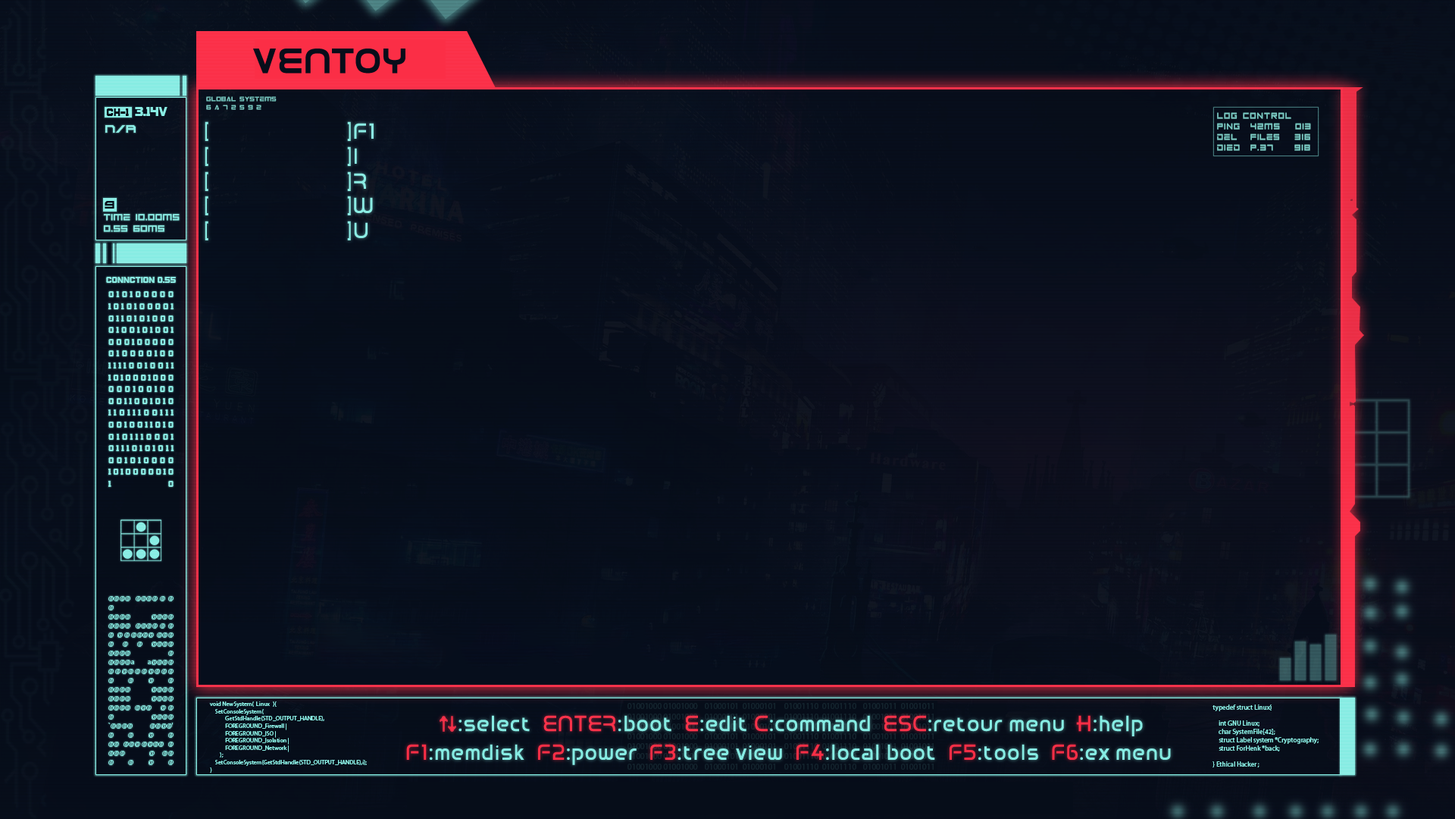
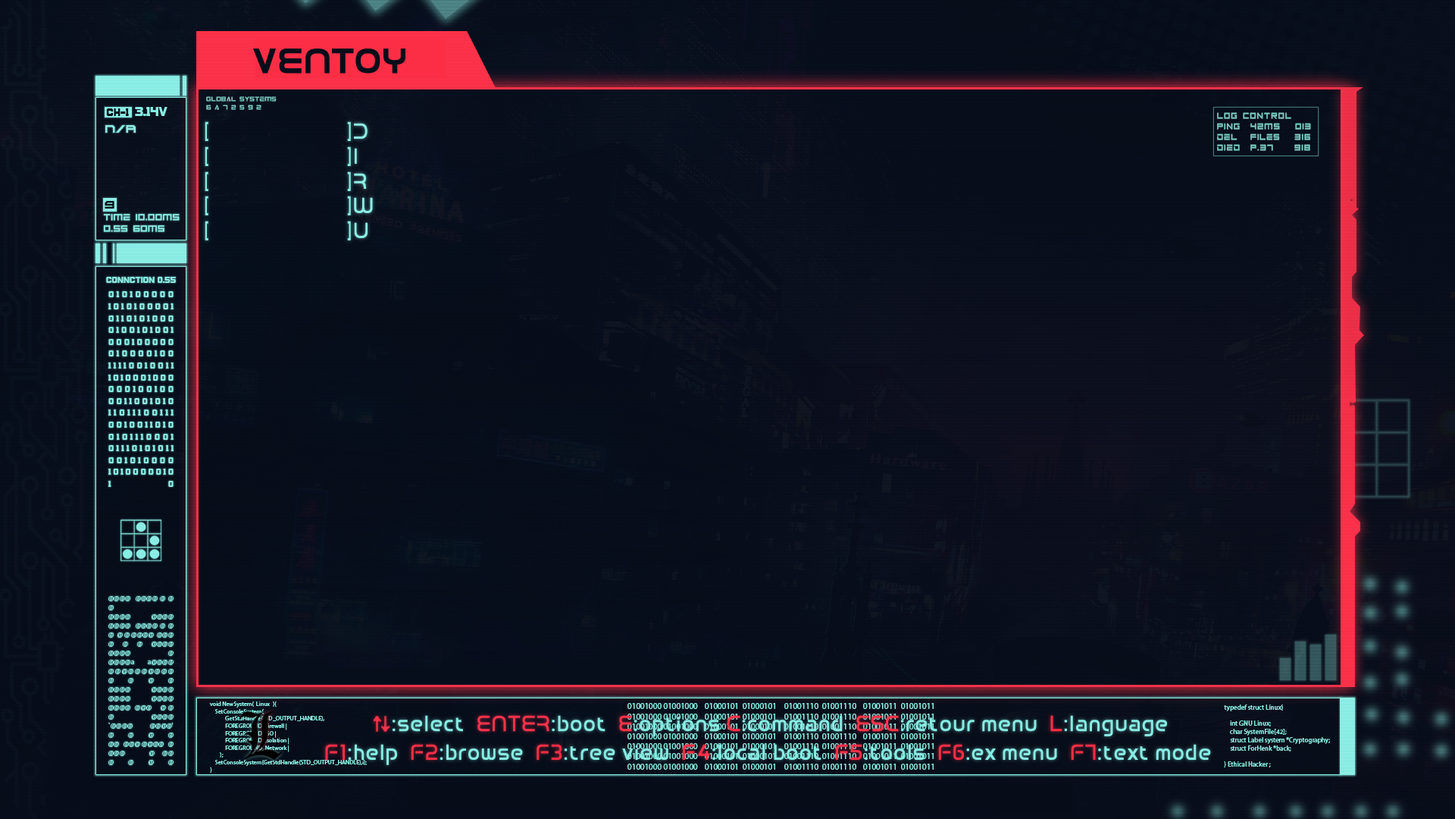
Layers edited between the first and the second 1455x819 image:
added layer "图层 5" above "颜色填充 2 拷贝" over [239, 710, 282, 761]
added layer "颜色填充 2 拷贝" (60%) above "VENTOY" over [237, 707, 285, 763]
renamed "F1" to "D", painted on it over [353, 122, 374, 139]
renamed "组 4 拷贝" to "组 4 高斯模糊2.5", painted on it over [350, 119, 378, 143]
painted on "图层 2 拷贝 4" over [373, 715, 457, 732]
renamed ":select ENTER:boot E:edit C:command ESC:retour menu H:help" to ":select ENTER:boot E:options C:command ESC:retour menu L:la", painted on it over [392, 714, 1168, 737]
renamed "F1:memdisk F2:power F3:tree view F4:local boot F5:tools F6" to "F1:help F2:browse F3:tree view F4:local boot F5:tools F6:e", painted on it over [325, 743, 1212, 765]
renamed "组 3 拷贝" to "组 3 高斯模糊2.5", painted on it over [321, 710, 1216, 769]
removed layer "图层 1" (was 90%) over [623, 700, 938, 772]
added layer "图层 3" above "背景" over [1172, 701, 1338, 771]
